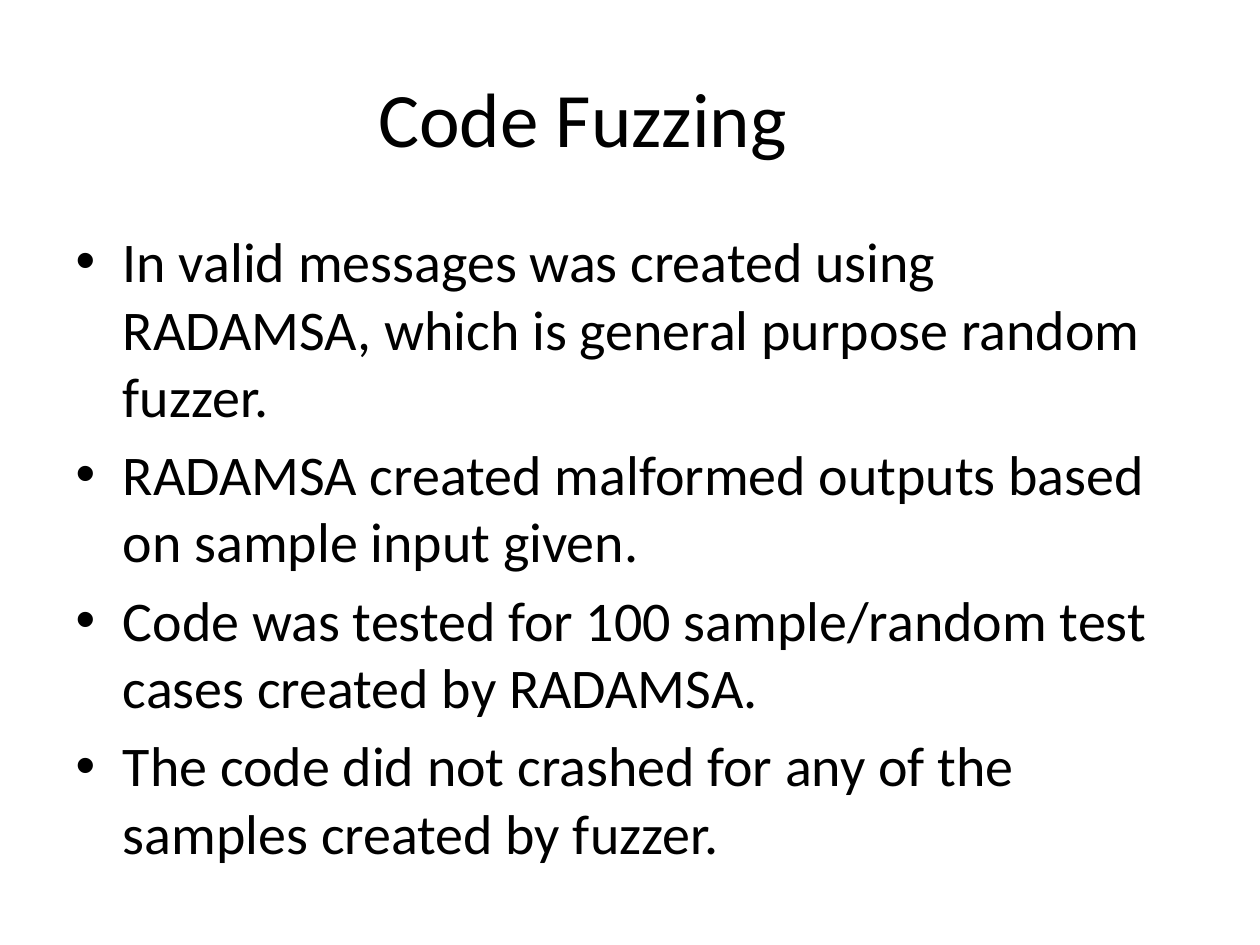
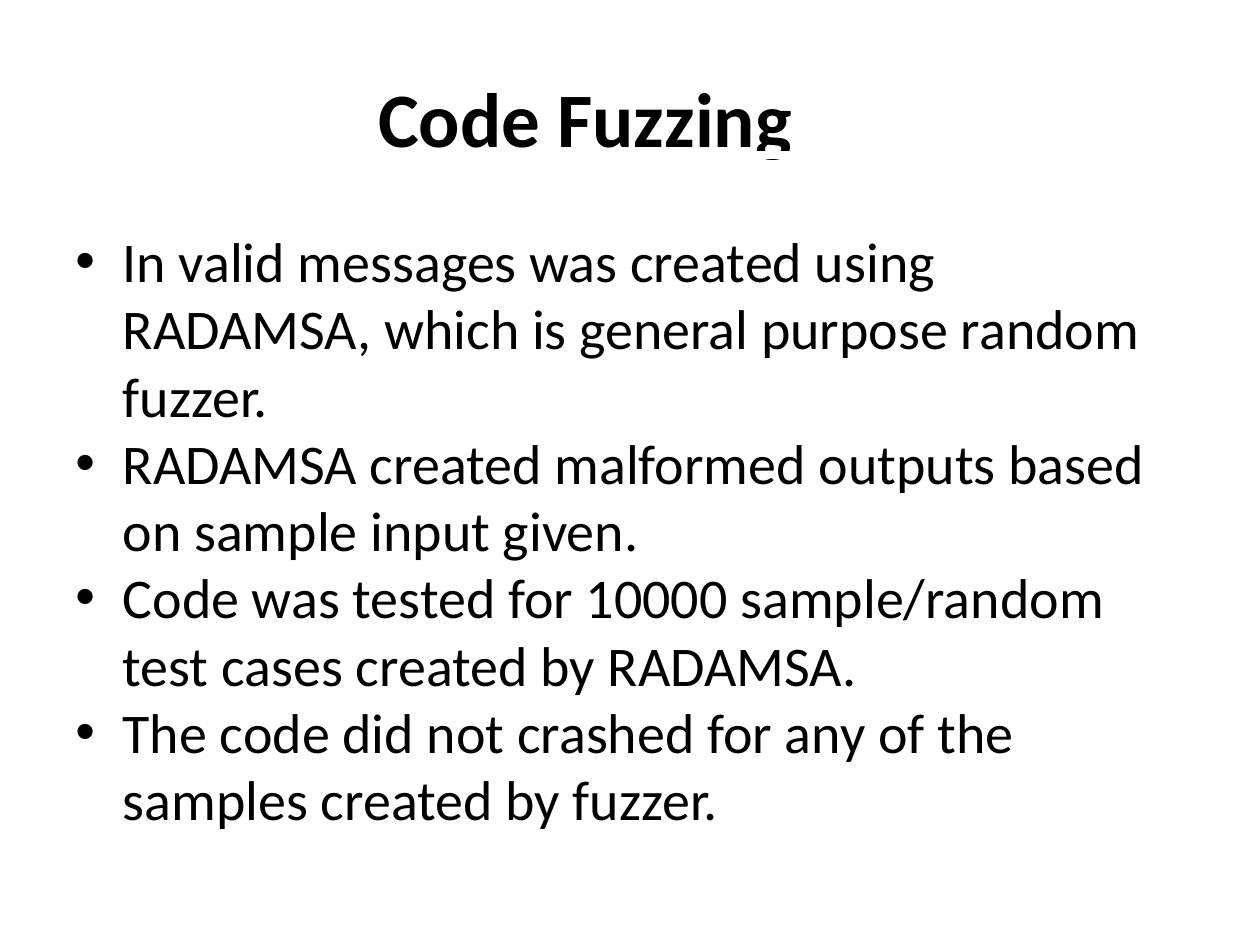
Before and after one commit to bayotop/tls-parser, a slide deck: slide 11 of parser-presentation.pptx (slide 8 before the commit). Drawn at 1260x945 pixels with LibreOffice and Linux fonts; fonts in the diff are those of the drawing. Boxes give left, top, right and bottom in pixels: in the first picture for what was removed or moved away, otherwise in the second. Text is boxed around its words. In the diff, an @@ line names an element or a change of style, - is before the commit and + after.

```diff
--- a/parser-presentation.pptx
+++ b/parser-presentation.pptx
@@ text "Code Fuzzing" at <box>378,93,791,160</box>: bold on, underline on @@
@@ text at <box>123,243,1143,829</box>: indent changed; less space between paragraphs @@
@@ text at <box>123,579,1103,695</box>: text changed @@
-• Code was tested for 100 sample/random test cases created by RADAMSA.
+• Code was tested for 10000 sample/random test cases created by RADAMSA.
```
Also in this commit, not shown: 8 other slides changed, 4 slides added.
